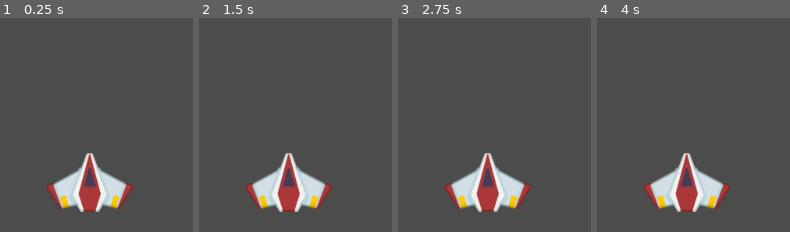
Above: before the commit, frames 1-4 (left to right).
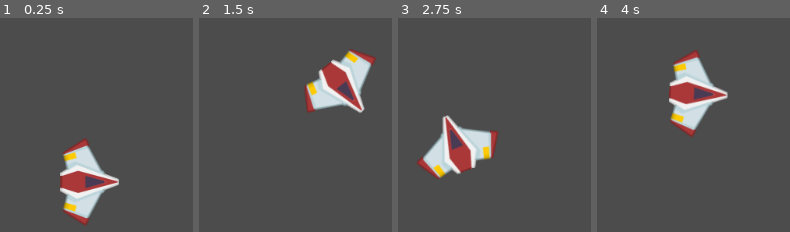
Above: after the commit, the same moments.

Repository: Dan2908/MeteoritosJuego
Game: Godot game, scene res://Juego/Niveles/NivelTest.tscn
Same seed, same stepped clock (60 frames per second), same inputs: the game is played once before the commit and once after it.
Inputs:
- Up to frame 1 (0.25 s): no input
- Up to frame 2 (1.5 s): tap Enter at 0.5 s; hold W (mover_adelante, bound only after the commit) 0.53-1.28 s; hold A (rotar_antihorario, bound only after the commit) 0.53-1.28 s; tap D (rotar_horario, bound only after the commit) at 0.8, 1.35 s; hold S (mover_atras, bound only after the commit) from 1.28 s (still down)
- Up to frame 3 (2.75 s): tap A (rotar_antihorario, bound only after the commit) at 1.55 s; release S (mover_atras, bound only after the commit) at 2.03 s; hold W (mover_adelante, bound only after the commit) from 2.03 s (still down); hold A (rotar_antihorario, bound only after the commit) from 2.03 s (still down); tap D (rotar_horario, bound only after the commit) at 2.3 s
- Up to frame 4 (4 s): release A (rotar_antihorario, bound only after the commit) at 2.78 s; tap D (rotar_horario, bound only after the commit) at 2.85, 3.8 s; tap A (rotar_antihorario, bound only after the commit) at 3.05 s; release W (mover_adelante, bound only after the commit) at 3.53 s; hold S (mover_atras, bound only after the commit) from 3.53 s (still down); hold A (rotar_antihorario, bound only after the commit) from 3.53 s (still down)

The runs differ from the first frame. In frame 1, 8.1% of the frame differs, in the area x 23-69%, y 56-97%; in frame 2, 13%, in the area x 23-92%, y 14-91%; in frame 3, 13%; in frame 4, 13%.

Commit message:
Movimiento de Player

Diff:
--- /dev/null
+++ b/Naves/Player/Player.gd
@@ -0,0 +1,37 @@
+class_name Player
+extends RigidBody2D
+
+###########################################
+#	VARIABLES
+###########################################
+export var potenciaMotor:int = 20
+export var potenciaRotacion:int = 280
+
+var empuje:Vector2 = Vector2.ZERO
+var dirRotacion:int = 0
+
+###########################################
+#	MÉTODOS
+###########################################
+# Como physic_process() para RigidBody2D. Aplica cambios en los vectores de fuerzas
+func _integrate_forces(state: Physics2DDirectBodyState) -> void:
+	apply_central_impulse(empuje.rotated(rotation))
+	apply_torque_impulse(dirRotacion * potenciaRotacion)
+
+# Procesos a ejecutar en cada repetición del Loop principal
+func _process(delta: float) -> void:
+	player_input()
+
+# Lee las acciones del jugador (teclas) y modifica las fuerzas requeridas
+func player_input() -> void:
+	empuje = Vector2.ZERO
+	if(Input.is_action_pressed("mover_adelante")):
+		empuje.x = potenciaMotor
+	elif(Input.is_action_pressed("mover_atras")):
+		empuje.x = -potenciaMotor
+
+	dirRotacion = 0
+	if(Input.is_action_pressed("rotar_horario")):
+		dirRotacion += 1
+	elif(Input.is_action_pressed("rotar_antihorario")):
+		dirRotacion -= 1
--- a/Naves/Player/Player.tscn
+++ b/Naves/Player/Player.tscn
@@ -1,15 +1,24 @@
-[gd_scene load_steps=3 format=2]
+[gd_scene load_steps=5 format=2]
 
 [ext_resource path="res://Naves/Player/player.png" type="Texture" id=1]
+[ext_resource path="res://Naves/Player/Player.gd" type="Script" id=2]
+
+[sub_resource type="PhysicsMaterial" id=2]
+friction = 0.0
 
 [sub_resource type="CapsuleShape2D" id=1]
 radius = 25.0
 height = 30.0
 
 [node name="Player" type="RigidBody2D"]
+physics_material_override = SubResource( 2 )
+linear_damp = 3.0
+script = ExtResource( 2 )
 
 [node name="Sprite" type="Sprite" parent="."]
+rotation = 1.5708
 texture = ExtResource( 1 )
 
 [node name="CollisionShape2D" type="CollisionShape2D" parent="."]
+rotation = 1.5708
 shape = SubResource( 1 )
--- a/project.godot
+++ b/project.godot
@@ -8,11 +8,48 @@
 
 config_version=4
 
+_global_script_classes=[ {
+"base": "RigidBody2D",
+"class": "Player",
+"language": "GDScript",
+"path": "res://Naves/Player/Player.gd"
+} ]
+_global_script_class_icons={
+"Player": ""
+}
+
 [application]
 
 config/name="Meteoritos_Juego"
 run/main_scene="res://Juego/Niveles/NivelTest.tscn"
 config/icon="res://icon.png"
+
+[input]
+
+mover_adelante={
+"deadzone": 0.5,
+"events": [ Object(InputEventKey,"resource_local_to_scene":false,"resource_name":"","device":0,"alt":false,"shift":false,"control":false,"meta":false,"command":false,"pressed":false,"scancode":87,"unicode":0,"echo":false,"script":null)
+, Object(InputEventKey,"resource_local_to_scene":false,"resource_name":"","device":0,"alt":false,"shift":false,"control":false,"meta":false,"command":false,"pressed":false,"scancode":16777232,"unicode":0,"echo":false,"script":null)
+ ]
+}
+mover_atras={
+"deadzone": 0.5,
+"events": [ Object(InputEventKey,"resource_local_to_scene":false,"resource_name":"","device":0,"alt":false,"shift":false,"control":false,"meta":false,"command":false,"pressed":false,"scancode":83,"unicode":0,"echo":false,"script":null)
+, Object(InputEventKey,"resource_local_to_scene":false,"resource_name":"","device":0,"alt":false,"shift":false,"control":false,"meta":false,"command":false,"pressed":false,"scancode":16777234,"unicode":0,"echo":false,"script":null)
+ ]
+}
+rotar_horario={
+"deadzone": 0.5,
+"events": [ Object(InputEventKey,"resource_local_to_scene":false,"resource_name":"","device":0,"alt":false,"shift":false,"control":false,"meta":false,"command":false,"pressed":false,"scancode":68,"unicode":0,"echo":false,"script":null)
+, Object(InputEventKey,"resource_local_to_scene":false,"resource_name":"","device":0,"alt":false,"shift":false,"control":false,"meta":false,"command":false,"pressed":false,"scancode":16777233,"unicode":0,"echo":false,"script":null)
+ ]
+}
+rotar_antihorario={
+"deadzone": 0.5,
+"events": [ Object(InputEventKey,"resource_local_to_scene":false,"resource_name":"","device":0,"alt":false,"shift":false,"control":false,"meta":false,"command":false,"pressed":false,"scancode":65,"unicode":0,"echo":false,"script":null)
+, Object(InputEventKey,"resource_local_to_scene":false,"resource_name":"","device":0,"alt":false,"shift":false,"control":false,"meta":false,"command":false,"pressed":false,"scancode":16777231,"unicode":0,"echo":false,"script":null)
+ ]
+}
 
 [physics]
 
